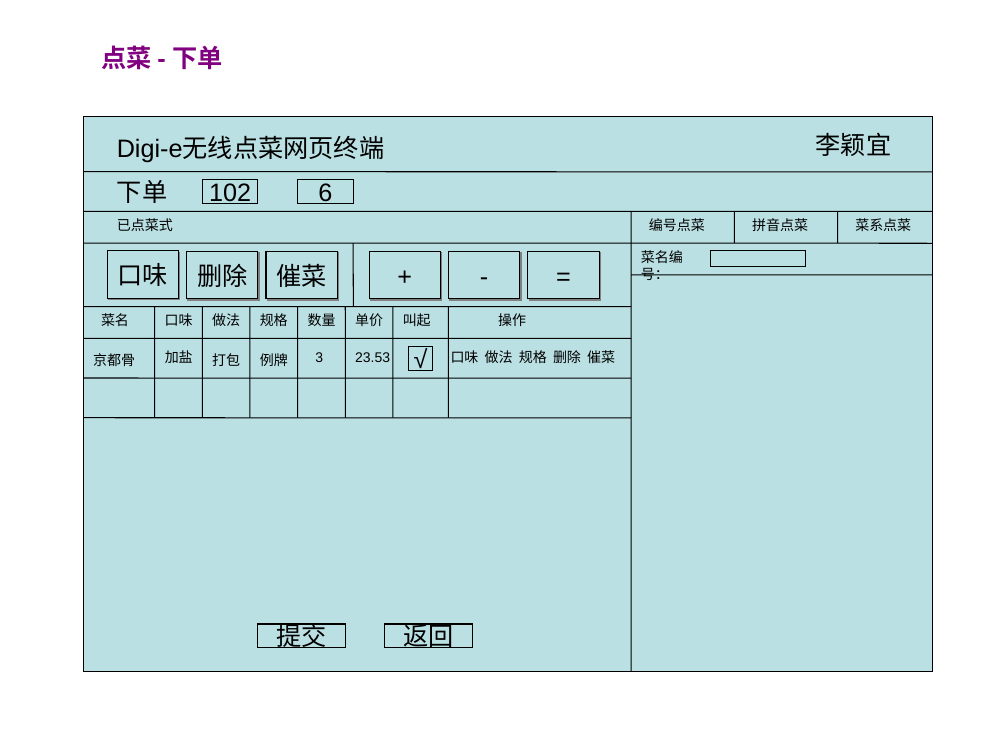
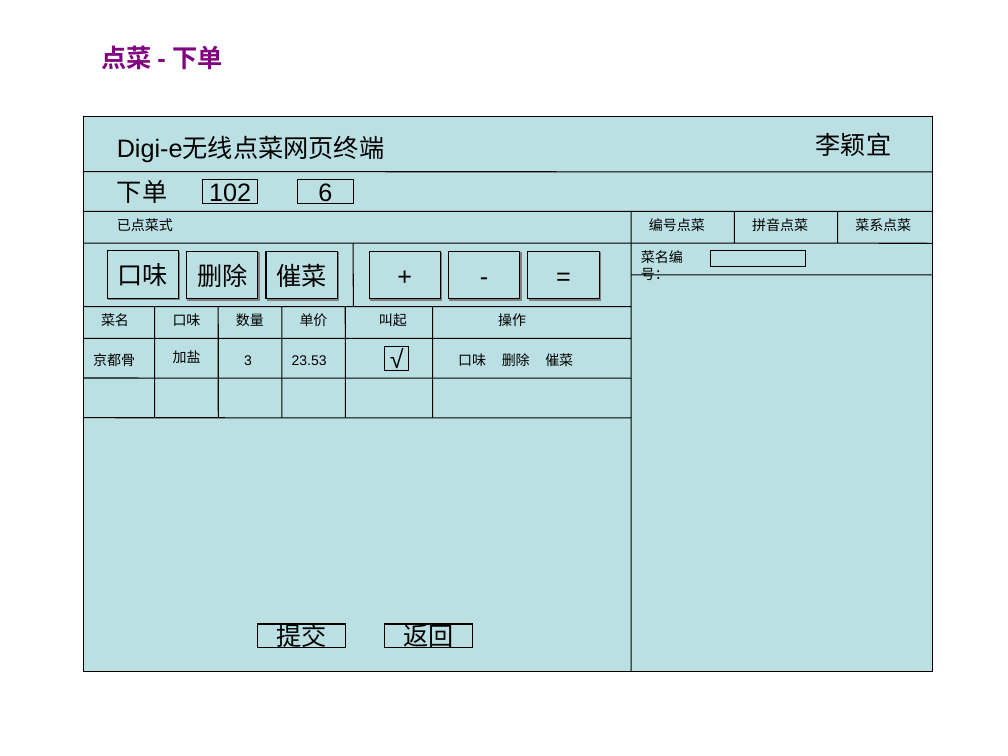
Before and after one commit to runt18/wireless-order-solution, a slide deck: slide 4 of doc/Digi-e网页终端需求.ppt. Drawn at 1008x756 pixels with LibreOffice and Linux fonts; fonts in the diff are those of the drawing. Boxes give left, top, right and bottom in pixels: in the first picture for what was removed or moved away, otherwise in the second. Text is boxed around its words. In the diff, an @@ line names an element or a change of style, - is before the commit and + after.

```diff
--- a/doc/Digi-e网页终端需求.ppt
+++ b/doc/Digi-e网页终端需求.ppt
@@ text "口味" moved from (x1=165, y1=313, x2=193, y2=326) to (x1=173, y1=313, x2=201, y2=326) @@
@@ text removed at (x1=212, y1=313, x2=240, y2=326) @@
-做法
@@ line moved from (203, 306) - (203, 417) to (218, 306) - (218, 417) @@
@@ text "数量" moved from (x1=308, y1=313, x2=336, y2=326) to (x1=236, y1=313, x2=264, y2=326) @@
@@ line removed from (250, 306) to (250, 417) @@
@@ text removed at (x1=260, y1=313, x2=288, y2=326) @@
-规格
@@ line moved from (297, 306) - (297, 417) to (282, 306) - (282, 417) @@
@@ text "单价" moved from (x1=355, y1=313, x2=383, y2=326) to (x1=300, y1=313, x2=328, y2=326) @@
@@ text "叫起" moved from (x1=403, y1=313, x2=431, y2=326) to (x1=379, y1=313, x2=407, y2=326) @@
@@ line removed from (393, 306) to (393, 417) @@
@@ line moved from (449, 306) - (449, 417) to (432, 306) - (432, 417) @@
@@ text "加盐" moved from (x1=165, y1=350, x2=193, y2=363) to (x1=173, y1=350, x2=201, y2=363) @@
@@ text removed at (x1=212, y1=353, x2=240, y2=366) @@
-打包
@@ text "3" moved from (x1=315, y1=352, x2=323, y2=362) to (x1=244, y1=355, x2=252, y2=365) @@
@@ text removed at (x1=260, y1=353, x2=288, y2=366) @@
-例牌
@@ text "23.53" moved from (x1=355, y1=352, x2=390, y2=362) to (x1=292, y1=355, x2=327, y2=365) @@
@@ rectangle "√" moved from (x1=409, y1=347, x2=433, y2=371) to (x1=385, y1=347, x2=409, y2=371) @@
@@ text at (x1=458, y1=353, x2=573, y2=366): text changed @@
-口味 做法 规格 删除 催菜
+口味 删除 催菜
```
Also in this commit, not shown: 1 other slide changed, 1 other file.
